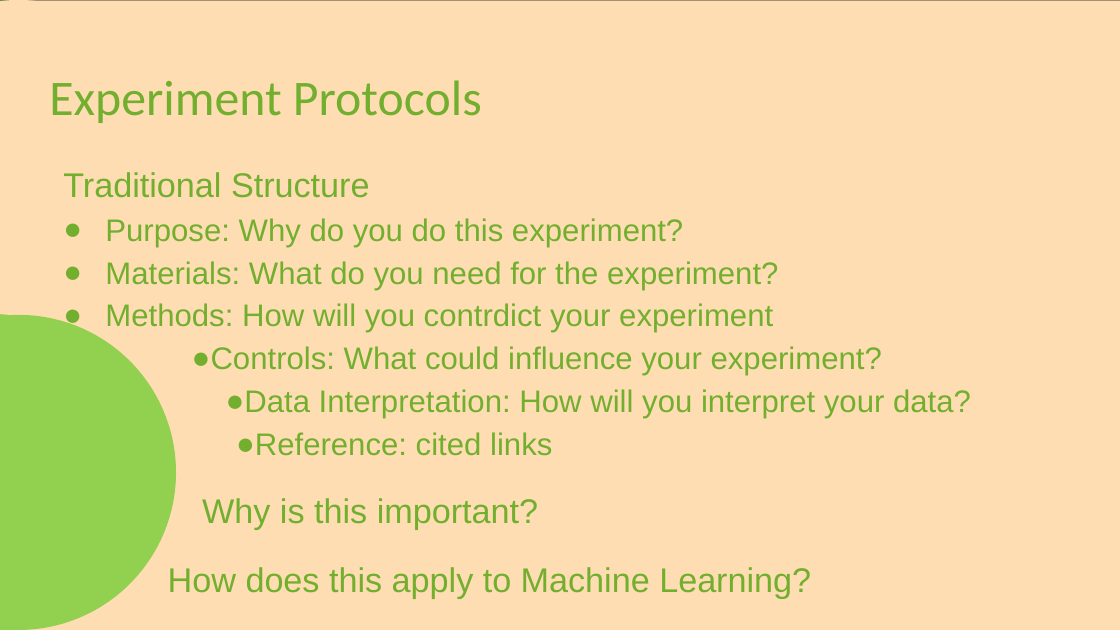
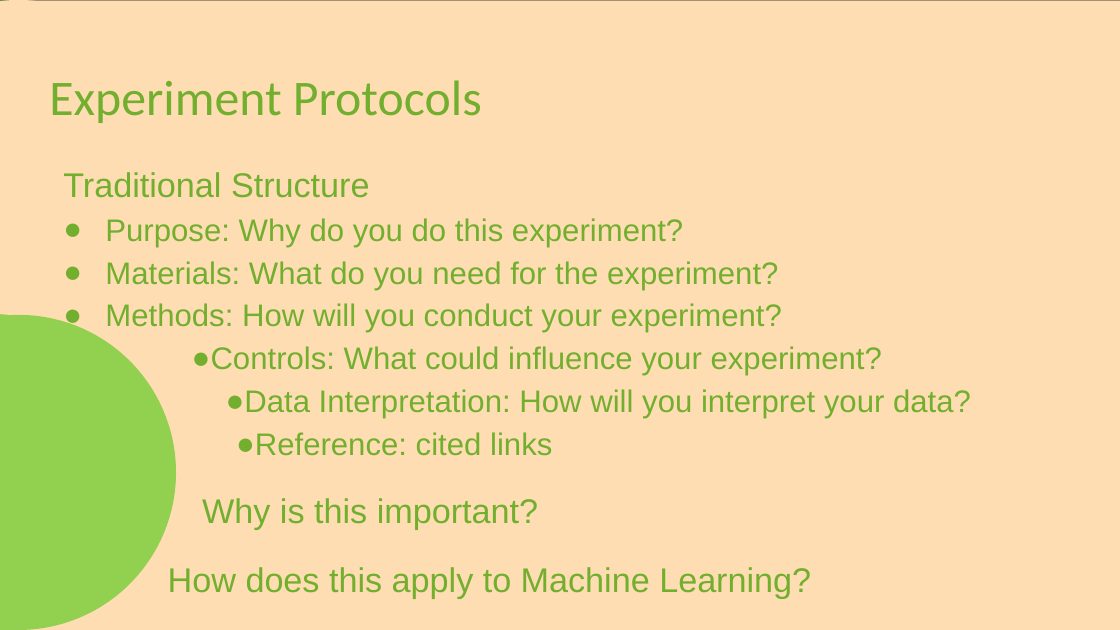
Before and after one commit to frank-trollmann/machine-learning_example-project, a slide deck: slide 7 of documentation/Session 2.pptx. Drawn at 1120x630 pixels with LibreOffice and Linux fonts; fonts in the diff are those of the drawing. Boxes give left, top, right and bottom in pixels: in the first picture for what was removed or moved away, otherwise in the second. Text is boxed around its words. In the diff, an @@ line names an element or a change of style, - is before the commit and + after.

```diff
--- a/documentation/Session 2.pptx
+++ b/documentation/Session 2.pptx
@@ text at <box>105,303,782,333</box>: text changed @@
-● Methods: How will you contrdict your experiment
+● Methods: How will you conduct your experiment?
```
Also in this commit, not shown: 2 other slides changed, 2 other files.
